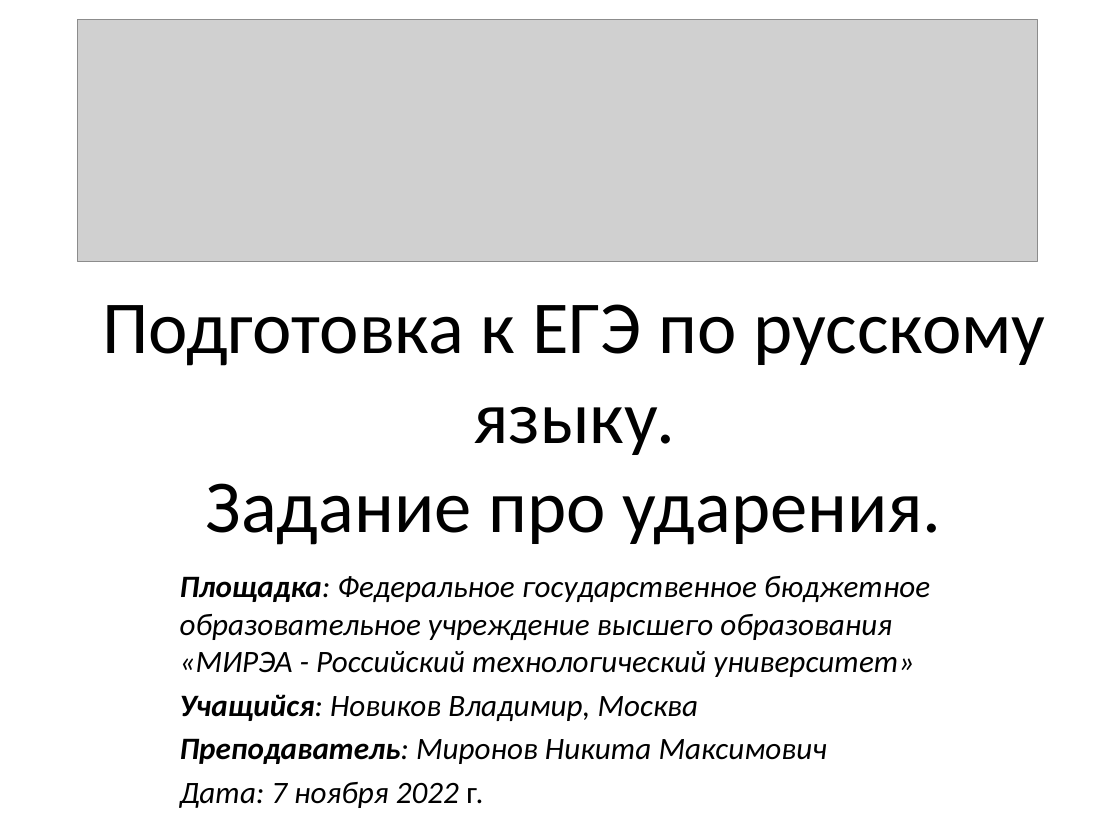
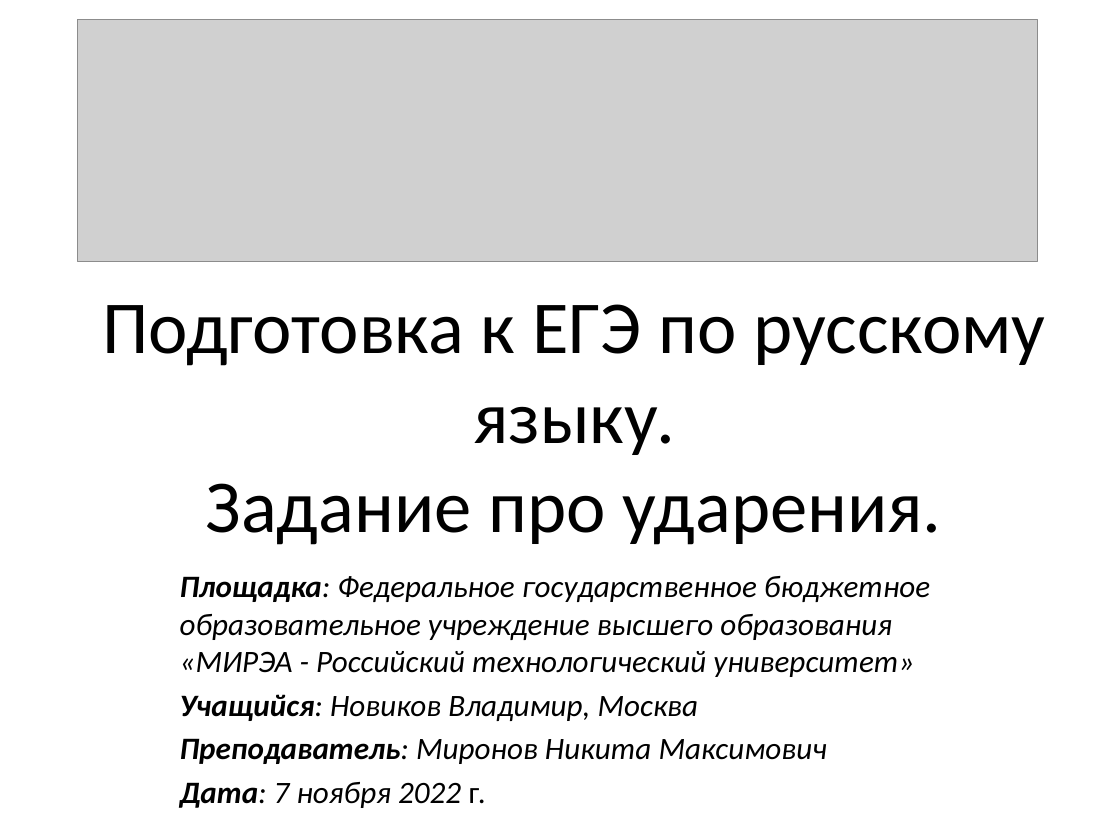
Before and after one commit to novd7/yandex_project1_stress_in_words, a slide deck: slide 2 of defence_of_progect/presentation.pptx. Drawn at 1120x840 pixels with LibreOffice and Linux fonts; fonts in the diff are those of the drawing; grey boxes stand for pictures. Boxes give left, top, right and bottom in pixels: in the first picture for what was removed or moved away, otherwise in the second. Text is boxed around its words. In the diff, an @@ line names an element or a change of style, - is before the commit and + after.

```diff
--- a/defence_of_progect/presentation.pptx
+++ b/defence_of_progect/presentation.pptx
@@ subtitle at <box>180,782,486,808</box>: bold on in "Дата:" @@
```
Also in this commit, not shown: 4 other slides changed, 3 other files.
